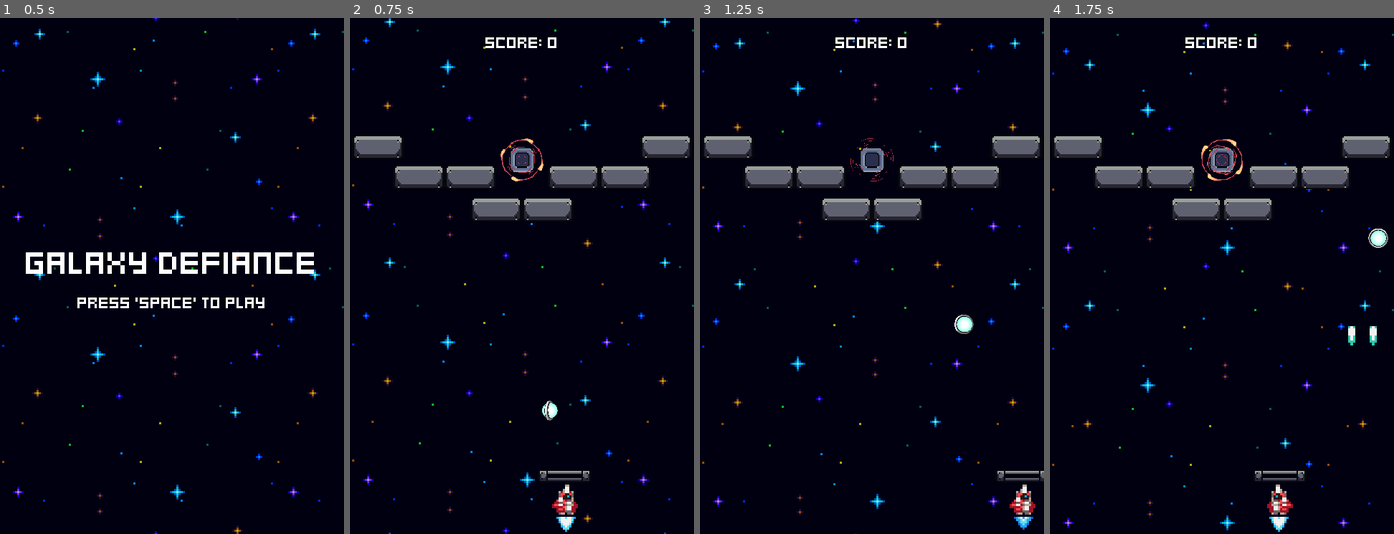
Above: before the commit, frames 1-4 (left to right).
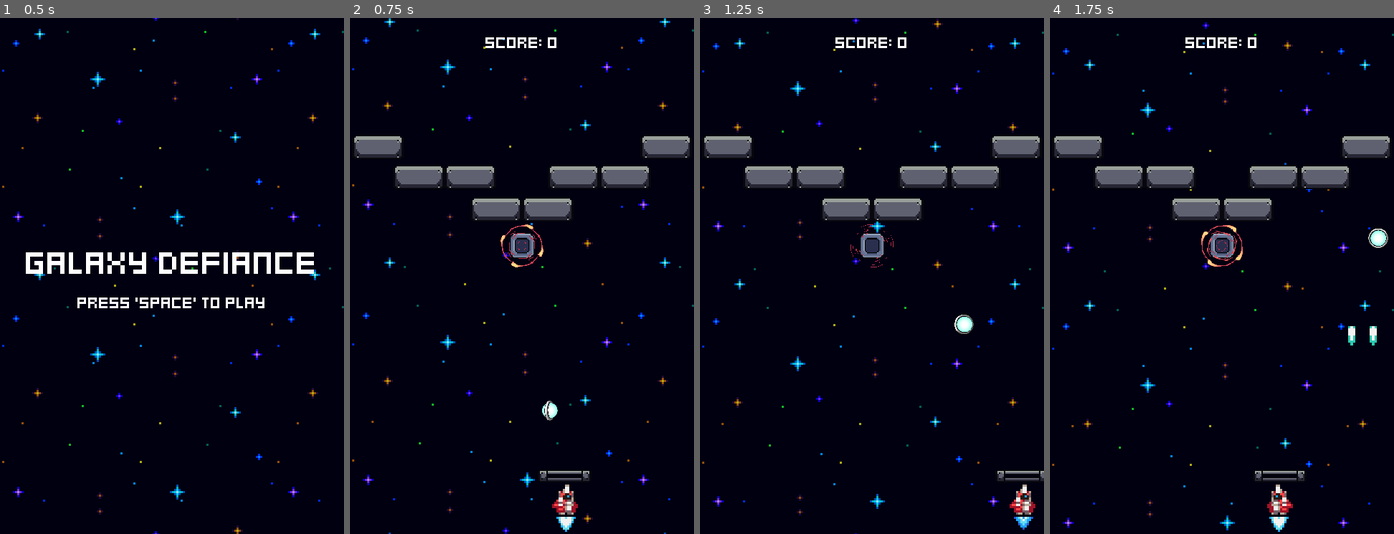
Above: after the commit, the same moments.

Repository: Wilthos/Brick-Break-Space-Shooter-Project
Game: Godot game, scene res://menus/menu.tscn
The game is run twice, just before and just after one commit, with the same random seed, the same clock (stepped at 60 frames per second) and the same inputs.
Inputs:
- Up to frame 1 (0.5 s): no input
- Up to frame 2 (0.75 s): tap Space (Fire) at 0.5 s; hold Right (ui_right) from 0.53 s (still down); tap Enter (ui_accept) at 0.6 s
- Up to frame 3 (1.25 s): keep holding Right (ui_right); tap Enter (ui_accept) at 0.77, 1.07 s
- Up to frame 4 (1.75 s): release Right (ui_right) at 1.28 s; hold Left (ui_left) from 1.28 s (still down); tap Space (Fire) at 1.35 s; tap Enter (ui_accept) at 1.52, 1.55 s

Frame 1 is identical in both runs. In frame 2, 0.8% of the frame differs, in the area x 43-57%, y 23-49%; in frame 3, 0.6%; in frame 4, 0.9%.

Commit message:
Update to Sync

Diff:
--- a/world.tscn
+++ b/world.tscn
@@ -23,7 +23,7 @@
 [node name="SpaceBackground" parent="." instance=ExtResource("2_wswaa")]
 
 [node name="EnemyPortal" parent="." instance=ExtResource("5_c8mpq")]
-position = Vector2(80, 66)
+position = Vector2(80, 106)
 
 [node name="ScoreLabel" type="Label" parent="."]
 offset_right = 160.0
